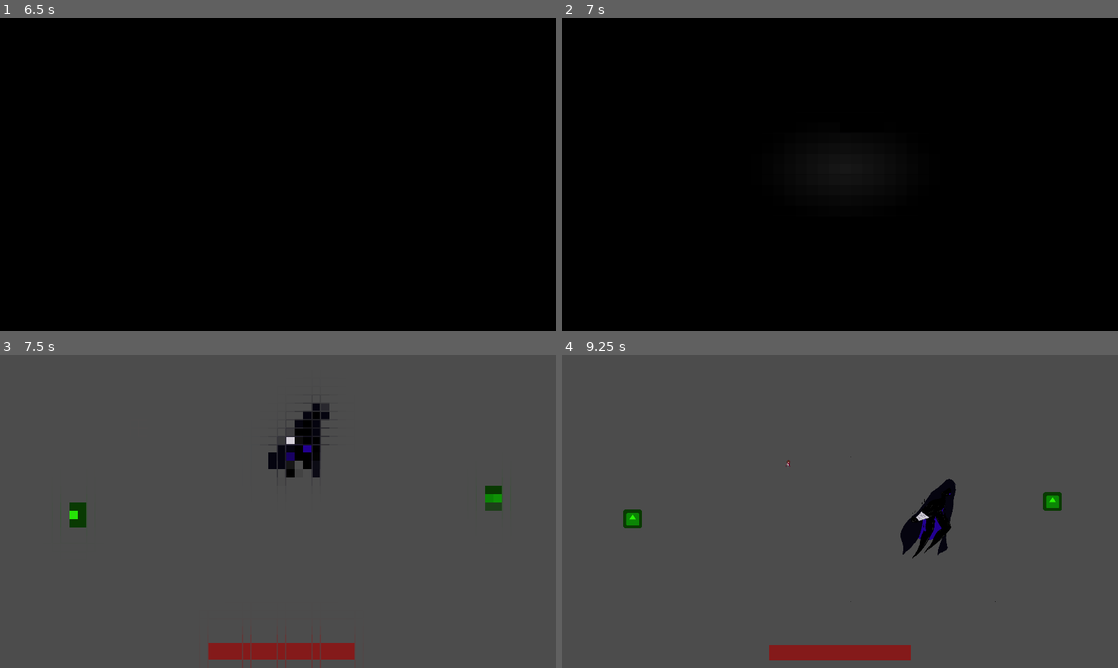
Above: before the commit, frames 1-4 (two rows, left to right).
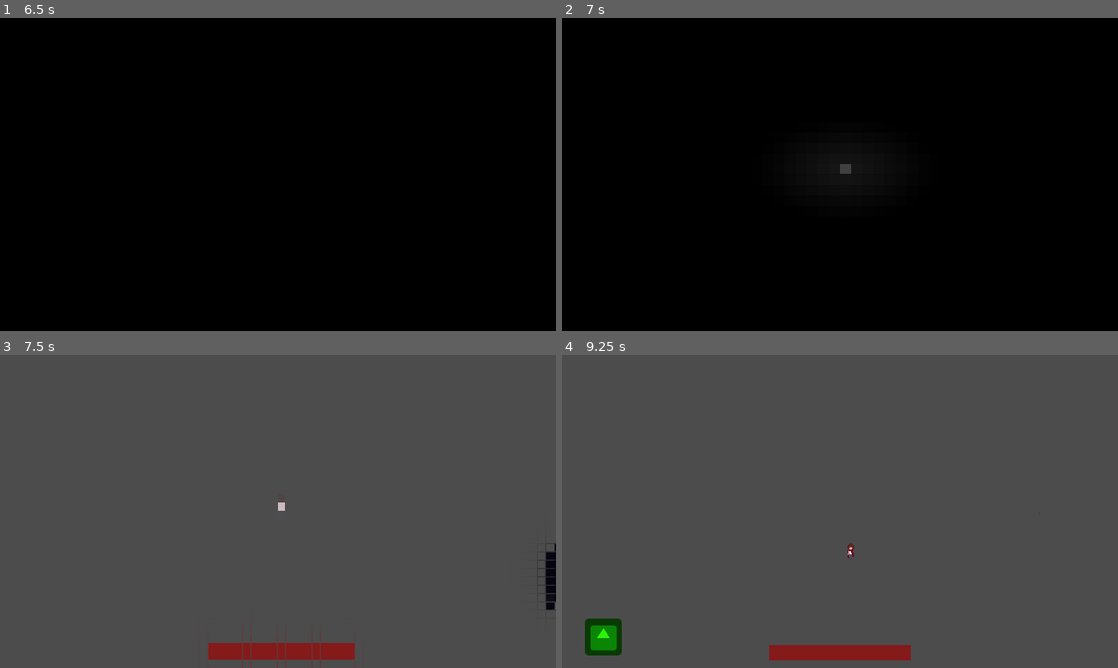
Above: after the commit, the same moments.

Repository: LadyVolk/The-Modern-Triad
Game: Godot game, scene res://Infra/Menu.tscn
Same seed, same stepped clock (60 frames per second), same inputs: the game is played once before the commit and once after it. The engine's default icon, where the game draws it, is replaced by a stand-in: a white triangle on a blue panel in a dark square. Sound files missing from this copy of the repository are replaced by a short silence.
Inputs (mouse positions are in pixels of both pictures, inside the frame that each line leads up to):
- Up to frame 1 (6.5 s): click "START" at 0.5 s; move the mouse to (400, 158) at 1.27 s; hold D (player_right) 1.28-2.03 s; hold Right mouse button (melee_attack) 1.28-2.03 s; move the mouse to (166, 190) at 2.02 s; hold S (player_down) 2.03-2.78 s; tap Space (player_dash) at 2.1 s; move the mouse to (333, 105) at 2.77 s; press the mouse at (333, 105) at 2.78 s; hold D (player_right) 2.78-3.53 s; move the mouse to (250, 237) at 3.52 s; release the mouse at (250, 237) at 3.53 s; hold W (player_up) 3.53-4.28 s; right-click (250, 237) at 3.6 s; move the mouse to (444, 221) at 4.27 s; hold Space (player_dash) 4.28-5.03 s; hold A (player_left) 4.28-5.78 s; move the mouse to (111, 127) at 5.02 s; click (111, 127) at 5.1 s; move the mouse to (305, 174) at 5.77 s; hold S (player_down) from 5.78 s (still down); hold Right mouse button (melee_attack) from 5.78 s (still down)
- Up to frame 2 (7 s): tap Enter at 6.5 s; move the mouse to (756, 96) at 6.52 s; release S (player_down) at 6.53 s; release Right mouse button (melee_attack) at 6.53 s; hold D (player_right) from 6.53 s (still down); tap Space (player_dash) at 6.6 s
- Up to frame 3 (7.5 s): move the mouse to (400, 495) at 7.27 s; release D (player_right) at 7.28 s; press the mouse at (400, 495) at 7.28 s; hold W (player_up) from 7.28 s (still down)
- Up to frame 4 (9.25 s): move the mouse to (728, 527) at 8.02 s; release W (player_up) at 8.03 s; release the mouse at (728, 527) at 8.03 s; hold D (player_right) 8.03-8.78 s; right-click (728, 527) at 8.1 s; move the mouse to (895, 442) at 8.77 s; hold S (player_down) from 8.78 s (still down); hold Space (player_dash) from 8.78 s (still down)

Frame 1 is identical in both runs. In frame 2, less than 0.1% of the frame differs, in the area x 50-52%, y 46-50%; in frame 3, 2.3%; in frame 4, 2.6%, in the area x 4-90%, y 32-96%.

Commit message:
corridor will change player mode

Diff:
--- a/game/Global.gd
+++ b/game/Global.gd
@@ -3,11 +3,16 @@
 var time
 var which_scene
 var freeze = false
+var mode
 
 func change_scene(_time, _which_scene):
 
 	time = _time
 	which_scene = _which_scene
 
+	if _which_scene == "res://Bosses/Depression/Level1.tscn":
+		mode = "depression"
+	elif _which_scene == "res://Bosses/Anxiety/Level2.tscn":
+		mode = "anxiety"
 # warning-ignore:return_value_discarded
 	get_tree().change_scene("res://Loading.tscn")
--- a/game/Life/Corridor2.tscn
+++ b/game/Life/Corridor2.tscn
@@ -345,7 +345,6 @@
 
 [node name="Player" parent="." instance=ExtResource( 2 )]
 position = Vector2( 1061.94, 529.392 )
-mode = "transsition"
 
 [node name="Mirror" parent="." instance=ExtResource( 4 )]
 position = Vector2( 1521.28, 492.073 )
--- a/game/PlayerStuff/Player.gd
+++ b/game/PlayerStuff/Player.gd
@@ -21,7 +21,7 @@
 export var max_still_time = 0.2
 export var still_damage = 30
 export var movement_heal = 8
-export var mode = "anxiety"
+
 
 var health
 var dash_movement = Vector2()
@@ -36,6 +36,7 @@
 var sprite_direction = "bottom"
 var disable = false
 var send_stop_signal = false
+var mode
 
 const melee_damage = 5
 const dash_time = 0.2
@@ -47,6 +48,7 @@
 						}
 
 func _ready():
+	mode = Global.mode
 	health = max_health
 	emit_signal("set_HUD", max_health)
 
@@ -101,6 +103,7 @@
 	if mode == "depression":
 		#slowdown by depression
 		max_speed = max(min_speed, max_speed - speed_slowdown * delta)
+
 
 
 func _input(event):
Not shown: 7 places in game/Bosses/Anxiety/Anxiety.tscn that only renumber resources
